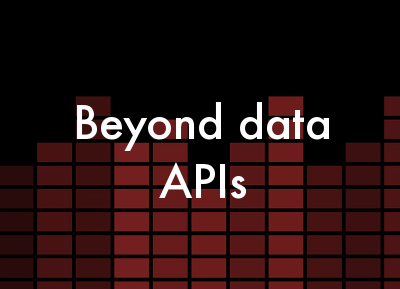
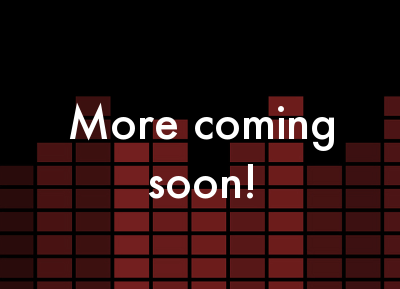
Revision of a layered 400px x 289px image; what changed, layer by layer:
renamed "Beyond data APIs" to "More coming soon!", painted on it over [left=69, top=102, right=334, bottom=199]
